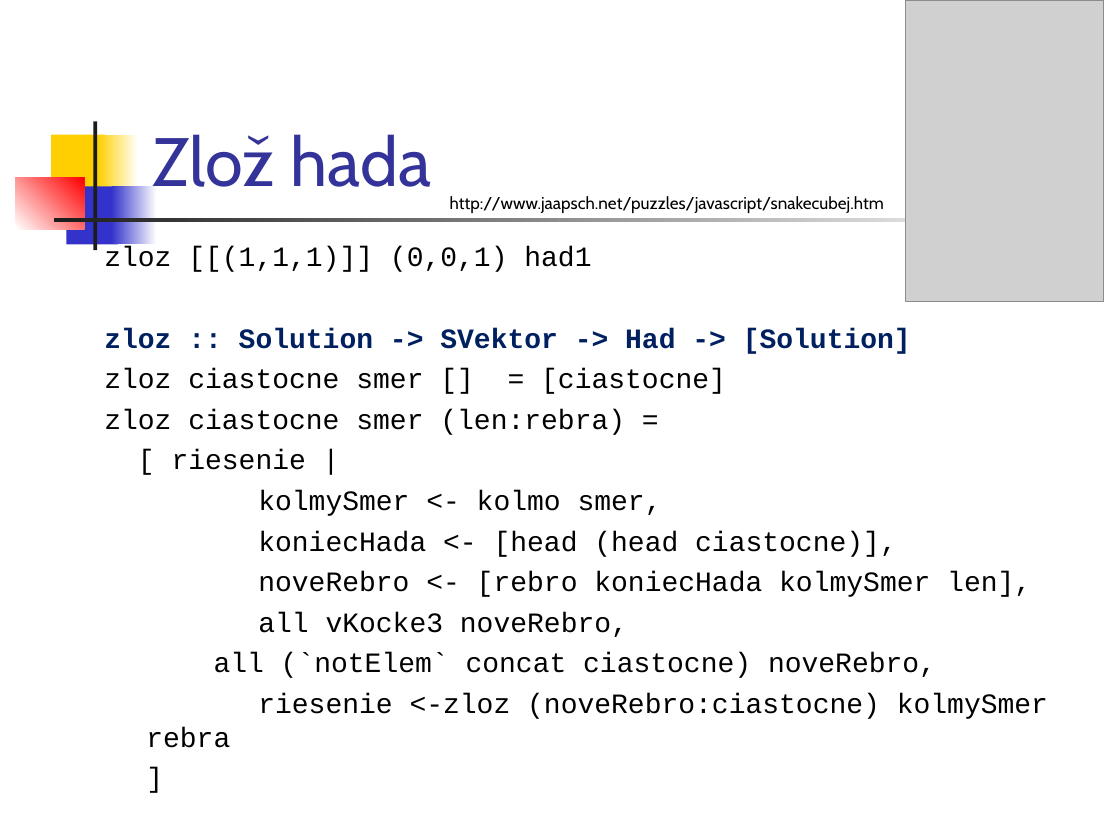
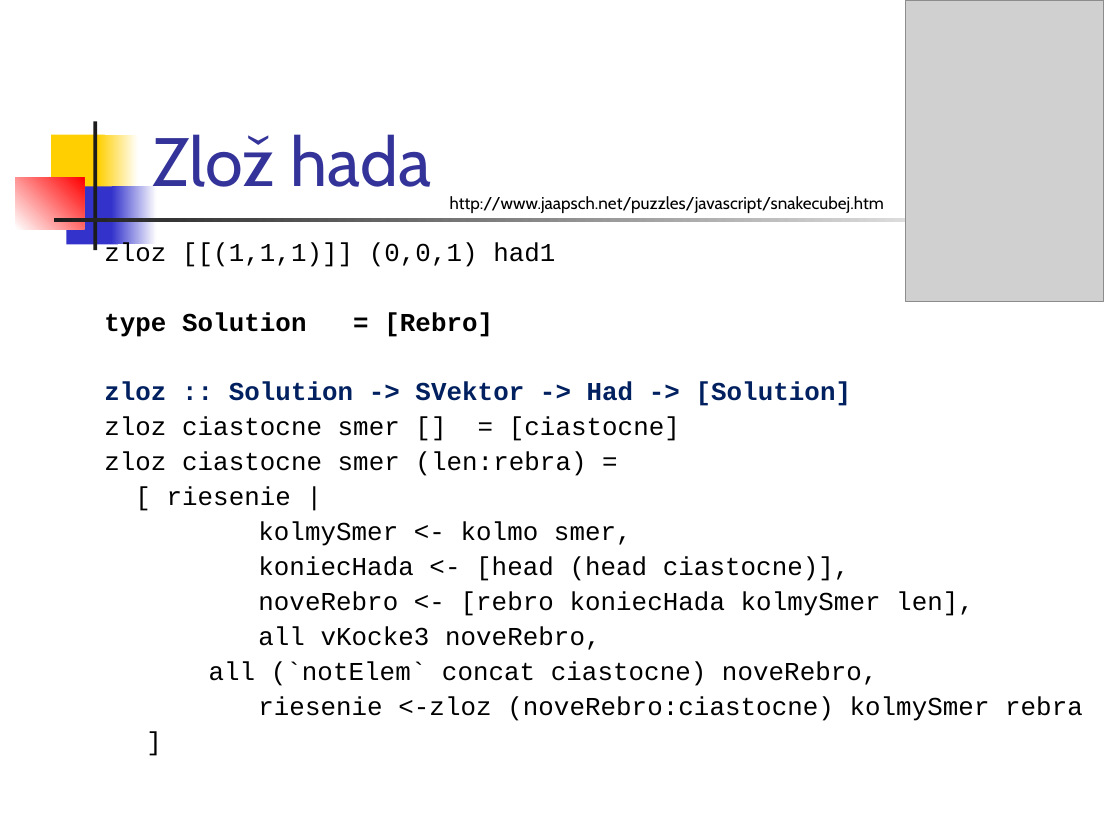
Before and after one commit to paradigmy/Prednasky, a slide deck: slide 34 of 08/funkcionalne3.ppt. Drawn at 1120x840 pixels with LibreOffice and Linux fonts; fonts in the diff are those of the drawing; grey boxes stand for pictures. Boxes give left, top, right and bottom in pixels: in the first picture for what was removed or moved away, otherwise in the second. Text is boxed around its words. In the diff, an @@ line names an element or a change of style, - is before the commit and + after.

```diff
--- a/08/funkcionalne3.ppt
+++ b/08/funkcionalne3.ppt
@@ text at bbox=[104, 242, 1083, 721]: size 18 to 16.6 pt; line spacing 1 to 0.9 @@
@@ text at bbox=[104, 312, 493, 337]: paragraph added @@
+type Solution = [Rebro]
```
Also in this commit, not shown: 1 other slide changed, 4 other files.
